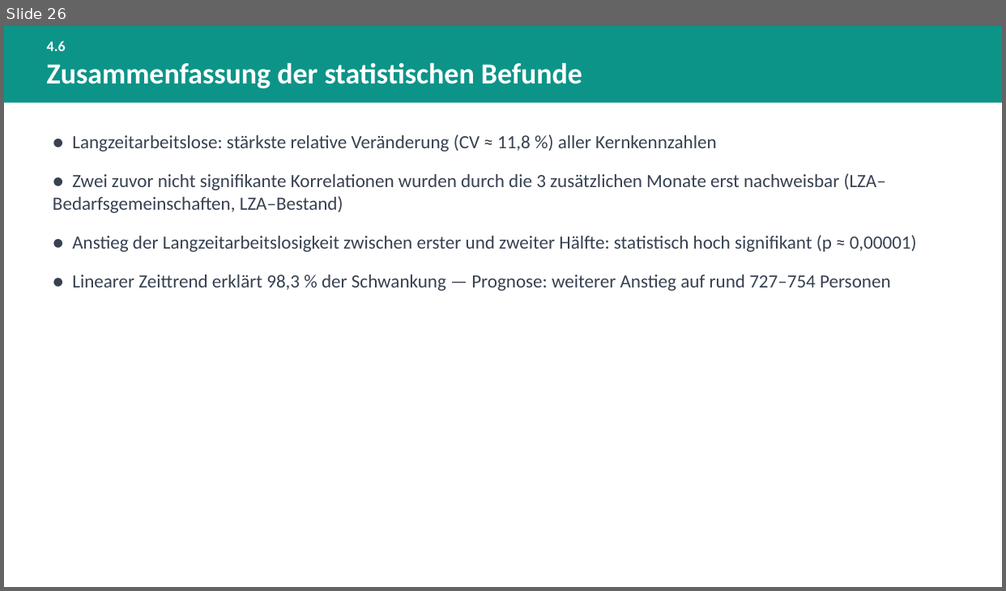
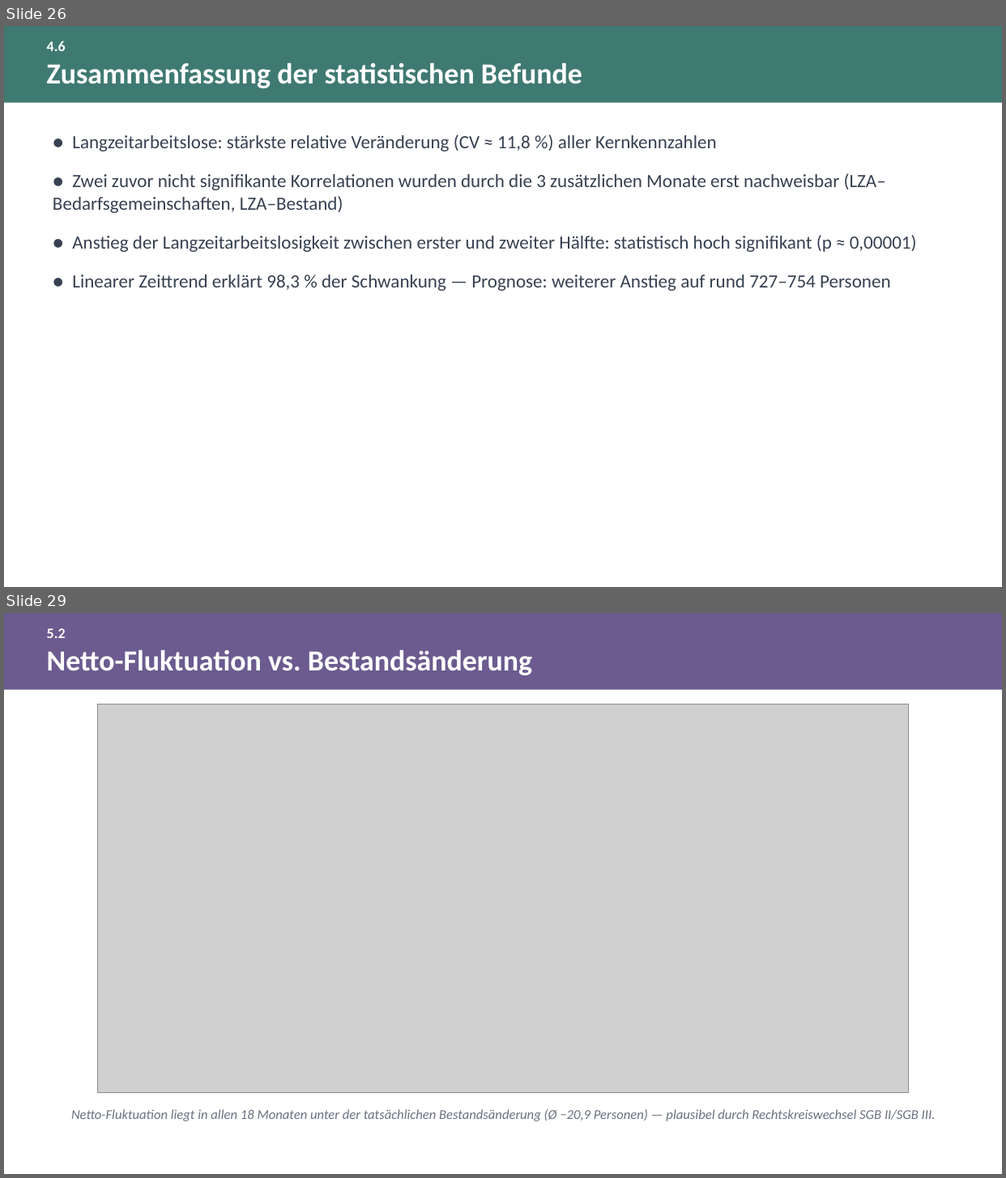
Before and after one commit to eufunk/arbeitsmarkt-regensburg, a slide deck: Dok/Projektpraesentation.pptx. Shown one above the other, each under a label of ours: slide 26 before the commit, slides 26 and 29 after it; the slides between them are not shown. The pictures are 1006x591 and 1006x1178 pixels, drawn with LibreOffice and Linux fonts; fonts in the diff are those of the drawing; grey boxes stand for pictures. Boxes give left, top, right and bottom in pixels: in the first picture for what was removed or moved away, otherwise in the second. Text is boxed around its words. In the diff, an @@ line names an element or a change of style, - is before the commit and + after.

Commit message:
Projektdokumentation und -praesentation um Kapitel 5-11 erweitern, visuell ueberarbeiten
Word: neue Kapitel Fluktuation, Demografie, Erwerbstaetigkeit, Finanzen,
Foerderung, Bezugsdauer und Rechtskreisvergleich in voller Paritaet ergaenzt,
Kennzahlen hervorgehoben, echtes klickbares Inhaltsverzeichnis mit
Seitenzahlen aufgebaut.

PPT: entsprechende Kapitel-Folien ergaenzt, Farbpalette entschaerft,
mehrere Folien auf Kacheln/Panele umgestellt und Zeitraumangaben
(Vormonat/Vorjahresmonat vs. Gesamtzeitraum) praezisiert.

```diff
--- a/Dok/Projektpraesentation.pptx
+++ b/Dok/Projektpraesentation.pptx
@@ slide 29 added at (4, 613, 1002, 1174), background #FFFFFF @@
@@ rectangle added at (4, 613, 1002, 689), fill #6B5B8F @@
@@ text added at (47, 628, 66, 638), 14 pt, text #FFFFFF, bold @@
+5.2
@@ text added at (47, 650, 532, 675), 28 pt, text #FFFFFF, bold @@
+Netto-Fluktuation vs. Bestandsänderung
@@ picture added at (97, 705, 908, 1093) @@
@@ text added at (71, 1110, 936, 1122), 13 pt, text #6B7280, italic @@
+Netto-Fluktuation liegt in allen 18 Monaten unter der tatsächlichen Bestandsänderung (Ø −20,9 Personen) — plausibel durch Rechtskreiswechsel SGB II/SGB III.
@@ slide 26 changed as well @@
@@ rectangle at (4, 26, 1002, 102): fill #0D9488 to #3F7A72 @@
```
Also in this commit, not shown: 29 other slides changed, 34 other slides added, 23 other files.
